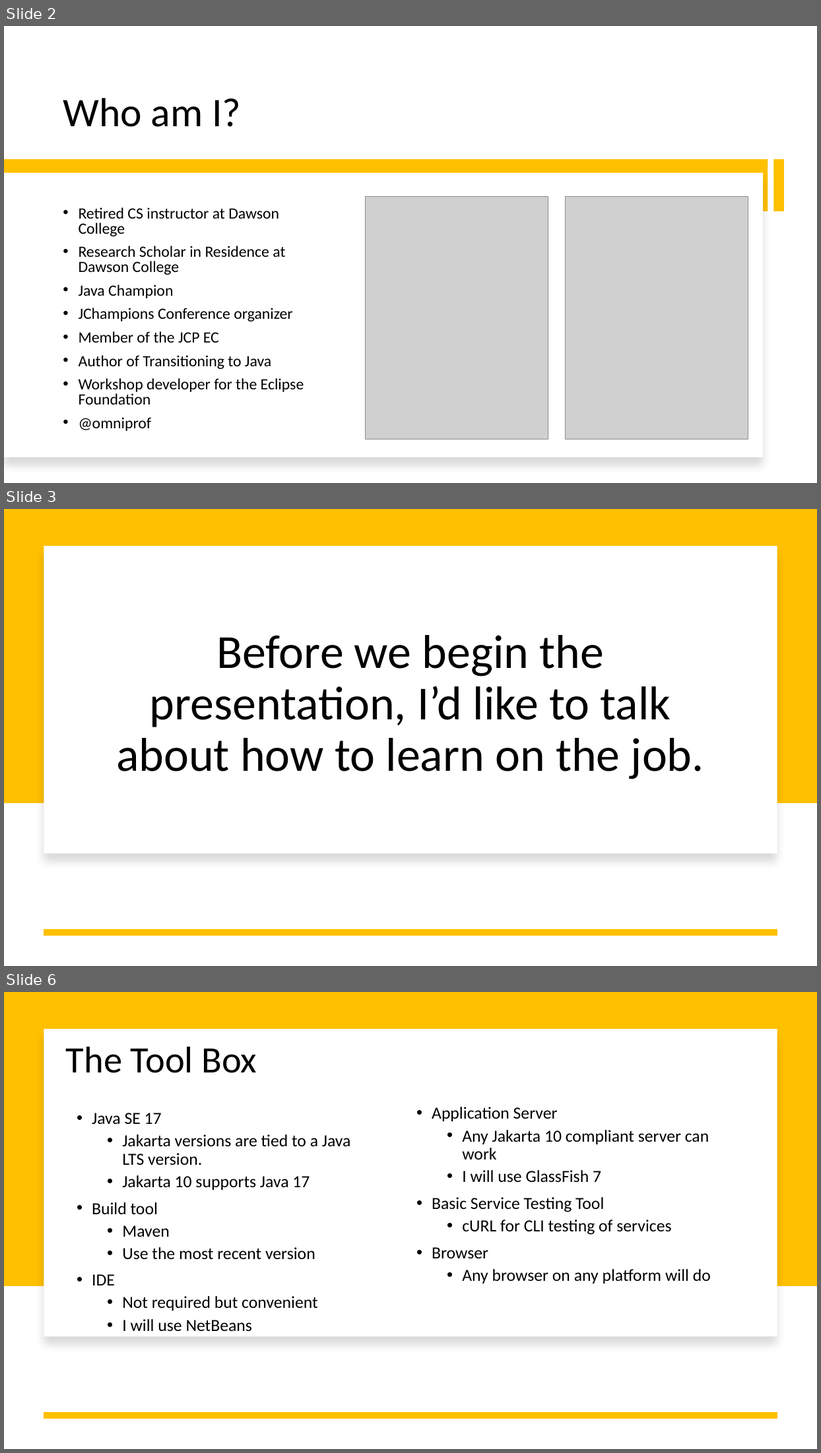
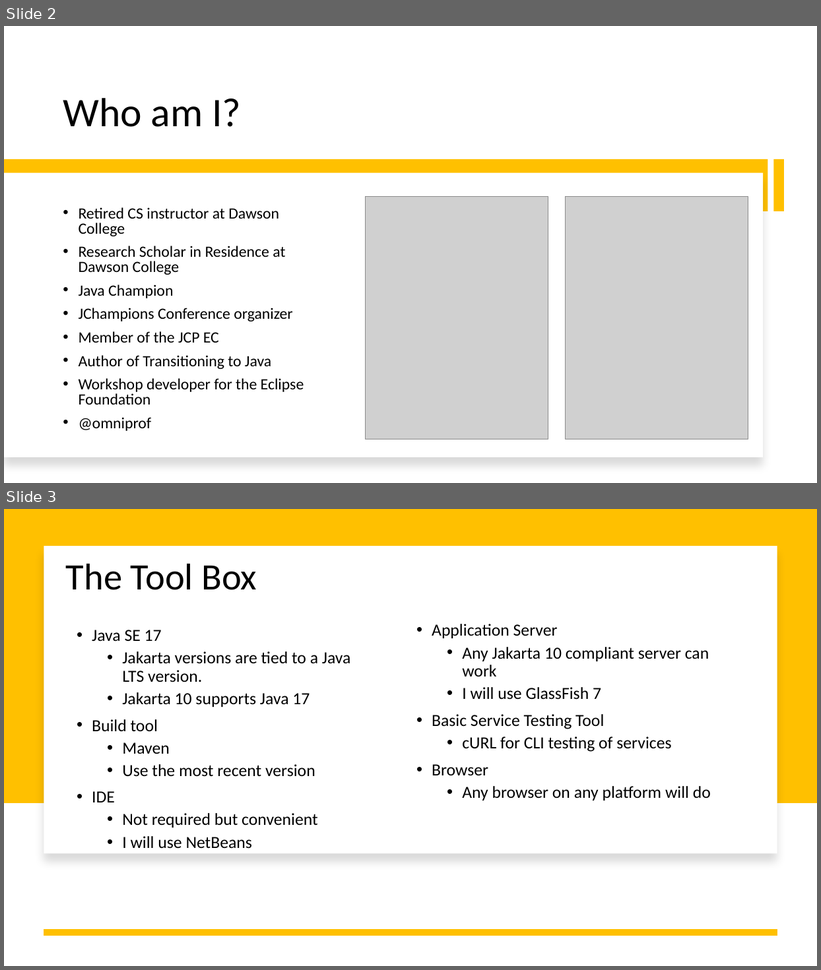
Before and after one commit to omniprof/JakartaRESTSession, a slide deck: JakartaRESTPresentation.pptx. Shown one above the other, each under a label of ours: slides 2, 3 and 6 before the commit, slides 2 and 3 after it; the slides between them are not shown. The pictures are 821x1453 and 821x970 pixels, drawn with LibreOffice and Linux fonts; fonts in the diff are those of the drawing; grey boxes stand for pictures. Boxes give left, top, right and bottom in pixels: in the first picture for what was removed or moved away, otherwise in the second. Text is boxed around its words. In the diff, an @@ line names an element or a change of style, - is before the commit and + after.

```diff
--- a/JakartaRESTPresentation.pptx
+++ b/JakartaRESTPresentation.pptx
@@ slide 3 removed at (x1=4, y1=509, x2=817, y2=966), background #FFFFFF @@
@@ rectangle removed at (x1=4, y1=509, x2=817, y2=803) @@
@@ rectangle removed at (x1=44, y1=545, x2=778, y2=854) @@
@@ title removed at (x1=116, y1=635, x2=704, y2=780) @@
-Before we begin the presentation, I’d like to talk about how to learn on the job.
@@ line removed from (778, 933) to (44, 933) @@
@@ what was slide 6 is now slide 3 @@
```
Also in this commit, not shown: 1 slide changed, 2 other slides removed, 2 other files.
